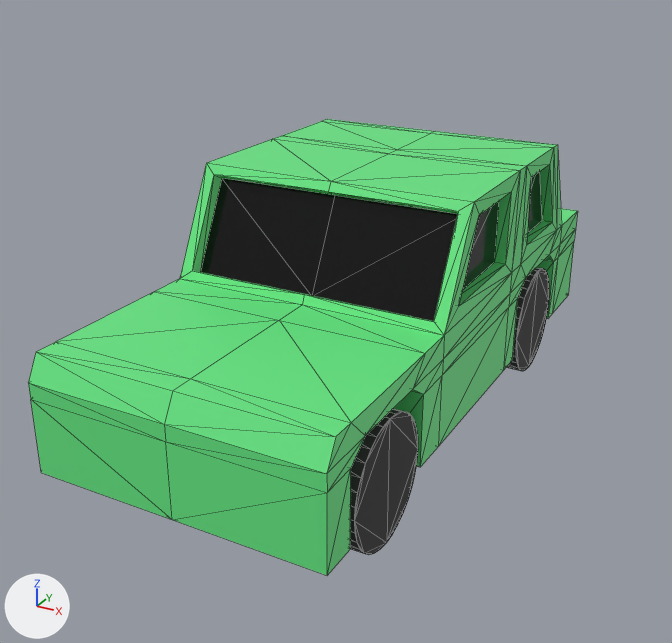
One commit to the glTF model src/assets/items/vehicles/boat.glb: the scene before it, then after it.
Camera for both pictures: a camera (50 mm lens) standing at (2.35, -4.91, 1.9) and looking at (-0.17, -0.32, -0.39). The lights are fixed; the arrows at lower left show +X, +Y and +Z. The older version comes first. Mesh edges are drawn as thin lines. Vertices at exactly the same position are counted once.
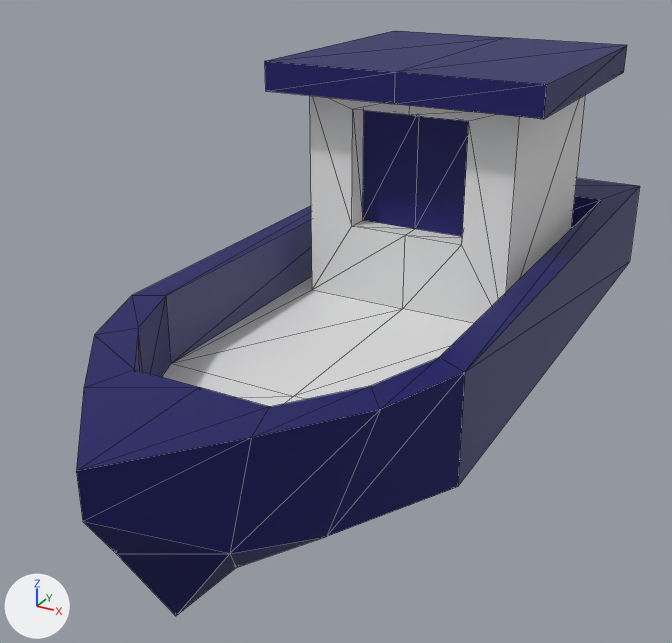
Changed parts and their boxes [x1, y1, x2, y2] in the pictures (672 x 643 px):
```json
{"object": "Cube", "change": "recoloured, reshaped", "before": [28, 119, 578, 576], "after": [76, 31, 640, 616], "on screen": "28% taller"}
{"part": 1, "of": "me_cube", "change": "rebuilt", "before": [28, 119, 578, 576], "after": [76, 31, 640, 616], "on screen": "28% taller"}
{"part": 2, "of": "me_cube", "change": "deleted", "before": [350, 409, 418, 555]}
{"part": 3, "of": "me_cube", "change": "deleted", "before": [507, 267, 549, 371]}
```

Edits to the scene script, one JSON object a line:
```json
{"op": "set", "path": "mat_primarymaterial.base_color", "old": "(0.132, 0.8, 0.227)", "new": "(0.00535, 0.00419, 0.127)", "note": "green #66e783 -> dark blue #100d64"}
{"op": "add", "block": "mat_material", "code": ["mat_material = principled_material('Material')", "mat_material.base_color = (0.8, 0.8, 0.8)  # white #e7e7e7"]}
{"block": "me_cube", "where": "# used by ob_cube; location = (0.0, 0.0, 0.0)"}
{"op": "remove", "block": "me_cube", "code": "me_cube.from_pydata(...)  # 430 vertices, 832 faces; spans x -0.81..0.81, y -2.18..1.39, z -0.84..0.6"}
{"op": "add", "block": "me_cube", "code": "me_cube.from_pydata(...)  # 81 vertices, 158 faces; spans x -1.0..1.0, y -2.71..2.52, z -1.29..1.06"}
{"block": "me_cube", "change": "me_cube part 1: the loose piece of 174 vertices spanning x -0.81..0.81, y -2.18..1.39, z -0.63..0.6 is rebuilt with 81 vertices and now spans x -1.0..1.0, y -2.71..2.52, z -1.29..1.06"}
{"block": "me_cube", "change": "me_cube part 2: the loose piece of 64 vertices spanning x 0.58..0.81, y -1.95..-1.28, z -0.84..-0.16 is deleted"}
{"block": "me_cube", "change": "me_cube part 3: the loose piece of 64 vertices spanning x 0.58..0.81, y 0.19..0.86, z -0.84..-0.16 is deleted"}
{"block": "me_cube", "change": "other edits to the shape of me_cube do not show in these pictures"}
{"op": "remove", "block": "me_cube", "code": "me_cube.materials.append(mat_material_001)  # black #2e2e2e"}
{"op": "remove", "block": "me_cube", "code": "me_cube.materials.append(mat_material_002)  # dark grey #333333"}
{"op": "add", "block": "me_cube", "code": "me_cube.materials.append(mat_material)  # white #e7e7e7"}
```
